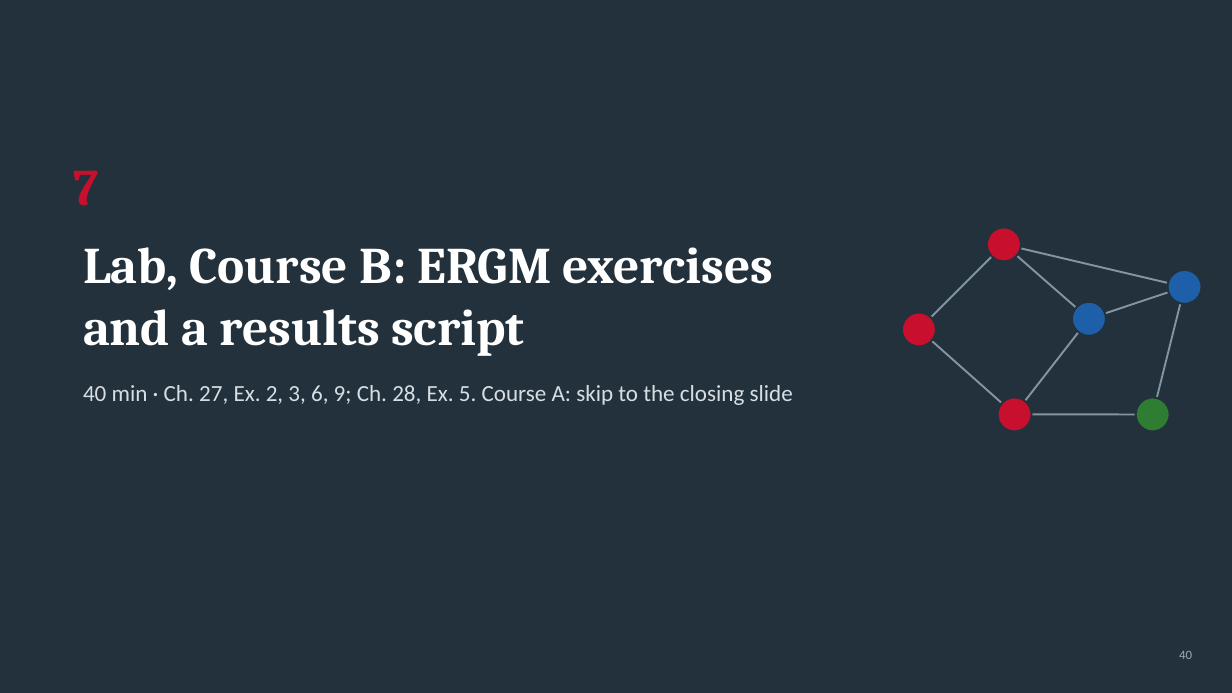
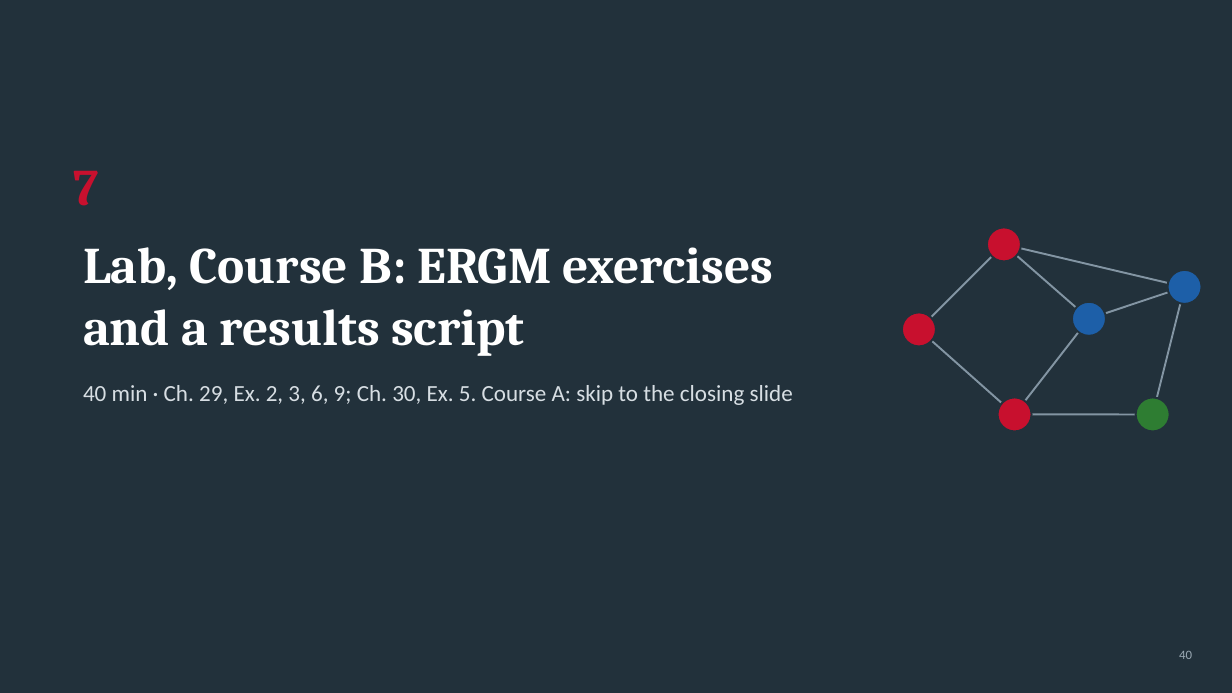
Before and after one commit to thomas-u-grund/nwcommands, a slide deck: slide 40 of website/book/teaching/slides/courseA_week12_complete_analysis.pptx. Drawn at 1232x693 pixels with LibreOffice and Linux fonts; fonts in the diff are those of the drawing. Boxes give left, top, right and bottom in pixels: in the first picture for what was removed or moved away, otherwise in the second. Text is boxed around its words. In the diff, an @@ line names an element or a change of style, - is before the commit and + after.

```diff
--- a/website/book/teaching/slides/courseA_week12_complete_analysis.pptx
+++ b/website/book/teaching/slides/courseA_week12_complete_analysis.pptx
@@ text at (83, 385, 793, 405): text changed @@
-40 min · Ch. 27, Ex. 2, 3, 6, 9; Ch. 28, Ex. 5. Course A: skip to the closing slide
+40 min · Ch. 29, Ex. 2, 3, 6, 9; Ch. 30, Ex. 5. Course A: skip to the closing slide
```
Also in this commit, not shown: 16 other slides changed, 53 other files.
